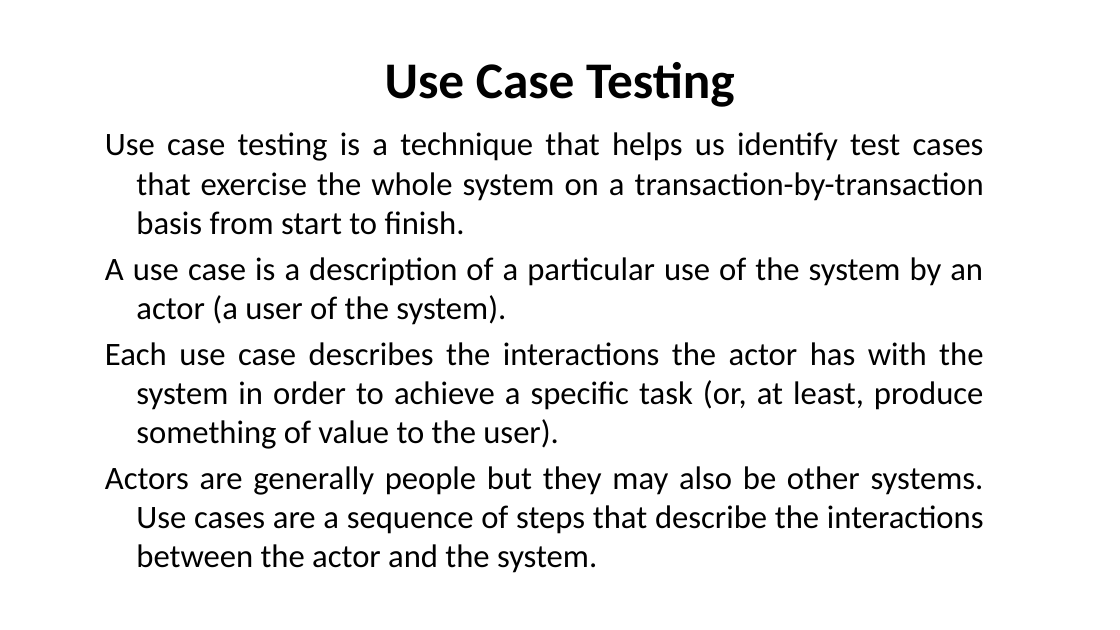
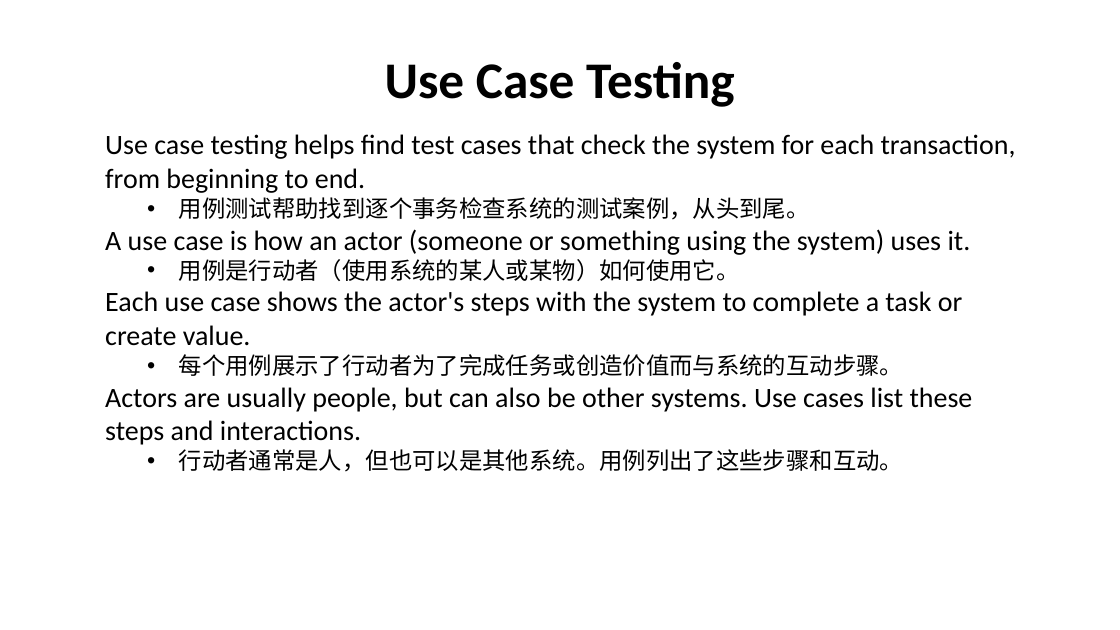
Before and after one commit to nashurgessa/Software-Testing-batch-2022-23, a slide deck: slide 2 of slides/L11 Use Case Testing.pptx. Drawn at 1120x630 pixels with LibreOffice and Linux fonts; fonts in the diff are those of the drawing. Boxes give left, top, right and bottom in pixels: in the first picture for what was removed or moved away, otherwise in the second. Text is boxed around its words. In the diff, an @@ line names an element or a change of style, - is before the commit and + after.

```diff
--- a/slides/L11 Use Case Testing.pptx
+++ b/slides/L11 Use Case Testing.pptx
@@ text at (105,134,1016,472): text changed; size 28 to 24 pt @@
-Use case testing is a technique that helps us identify test cases that exercise the whole system on a transaction-by-transaction basis from start to finish.
-A use case is a description of a particular use of the system by an actor (a user of the system).
-Each use case describes the interactions the actor has with the system in order to achieve a specific task (or, at least, produce something of value to the user).
-Actors are generally people but they may also be other systems. Use cases are a sequence of steps that describe the interactions between the actor and the system.
+Use case testing helps find test cases that check the system for each transaction, from beginning to end.
+  • 用例测试帮助找到逐个事务检查系统的测试案例，从头到尾。
+A use case is how an actor (someone or something using the system) uses it.
+  • 用例是行动者（使用系统的某人或某物）如何使用它。
+Each use case shows the actor's steps with the system to complete a task or create value.
+  • 每个用例展示了行动者为了完成任务或创造价值而与系统的互动步骤。
+Actors are usually people, but can also be other systems. Use cases list these steps and interactions.
+  • 行动者通常是人，但也可以是其他系统。用例列出了这些步骤和互动。
```
Also in this commit, not shown: 1 other slide changed, 1 slide added, 13 other files.
